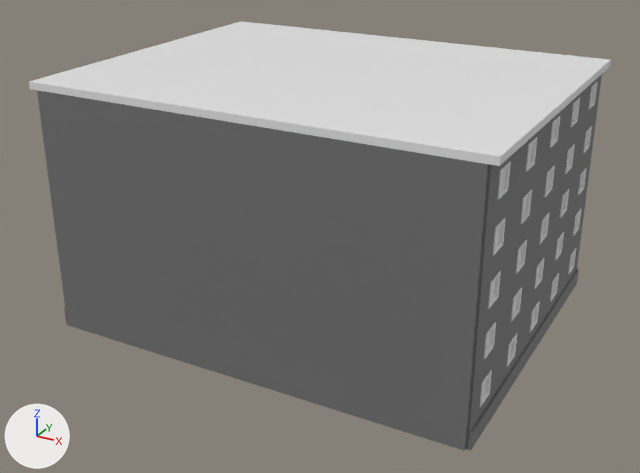
Before and after pictures for a commit that changed the FBX model OSB3D/Assets/Prefabs/Import/Buildings/BR20_F05_03.fbx.
Rendered twice from a camera (50 mm lens) standing at (-17.4, -30.3, 25.6) and looking at (-40.2, 11.2, 4.9). Every picture has the same lights, and +X, +Y and +Z are marked at lower left. Where no turn or scale is listed for an object, it has been applied to the vertices.

The older version as bpy lines, for what is in view:
```python
mat_facade_004 = principled_material('Facade.004')
mat_facade_004.base_color = (0.168, 0.168, 0.168)  # grey #727272
mat_facade_004.roughness = 0.701
mat_frame_004 = principled_material('Frame.004')
mat_frame_004.base_color = (0.8, 0.8, 0.8)  # white #e7e7e7
mat_roof_004 = principled_material('Roof.004')
mat_roof_004.base_color = (0.8, 0.8, 0.8)  # white #e7e7e7
mat_roof_004.roughness = 0.4
mat_slab_004 = principled_material('Slab.004')
mat_slab_004.base_color = (0.168, 0.168, 0.168)  # grey #727272
mat_slab_004.roughness = 0.701
me_cube_061 = bpy.data.meshes.new('Cube.061')
me_cube_061.from_pydata(...)  # 1271 vertices, 1039 faces; spans x -12.8..12.8, y -10.0..10.0, z -7.5..6.9
me_cube_061.materials.append(mat_slab_004)  # grey #727272
me_cube_061.materials.append(mat_roof_004)  # white #e7e7e7
me_cube_061.materials.append(mat_facade_004)  # grey #727272
me_cube_061.materials.append(mat_frame_004)  # white #e7e7e7
me_cube_061.materials.append(mat_doorpanel_004)  # white #e7e7e7
me_cube_061.materials.append(mat_door_004)  # white #e7e7e7
me_cube_061.materials.append(mat_doorknob_004)  # yellow #e7b43d
me_cube_061.materials.append(mat_windowglass_004)  # white #e7e7e7
me_cube_061.materials.append(mat_stair_004)  # grey #727272
ob_br20_f05_03 = bpy.data.objects.new('BR20_F05_03', me_cube_061)
ob_br20_f05_03.location = (-40.0, 12.5, 7.5)
```
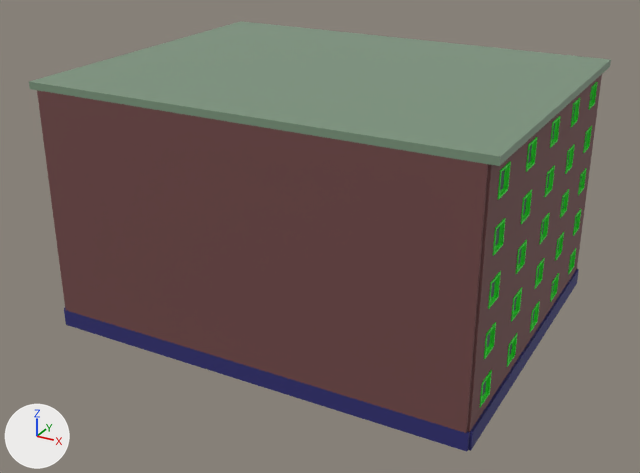
Changed parts and their boxes (x1, y1, x2, y2) in the pictures (640 x 473 px):
'BR20_F05_03', recoloured (grey to brown)
    both: (29, 21, 611, 451)

What changed in the scene script:
```text
Change mat_slab_004:
    mat_slab_004.base_color: (0.168, 0.168, 0.168) -> (0.0266, 0.0244, 0.168)  # grey #727272 -> dark blue #2d2b72
Change mat_roof_004:
    mat_roof_004.base_color: (0.8, 0.8, 0.8) -> (0.197, 0.299, 0.201)  # white #e7e7e7 -> green #7b957c
Change mat_facade_004:
    mat_facade_004.base_color: (0.168, 0.168, 0.168) -> (0.168, 0.0656, 0.0646)  # grey #727272 -> brown #724848
Change mat_frame_004:
    mat_frame_004.base_color: (0.8, 0.8, 0.8) -> (0.00737, 0.8, 0.0111)  # white #e7e7e7 -> green #15e71b
```
